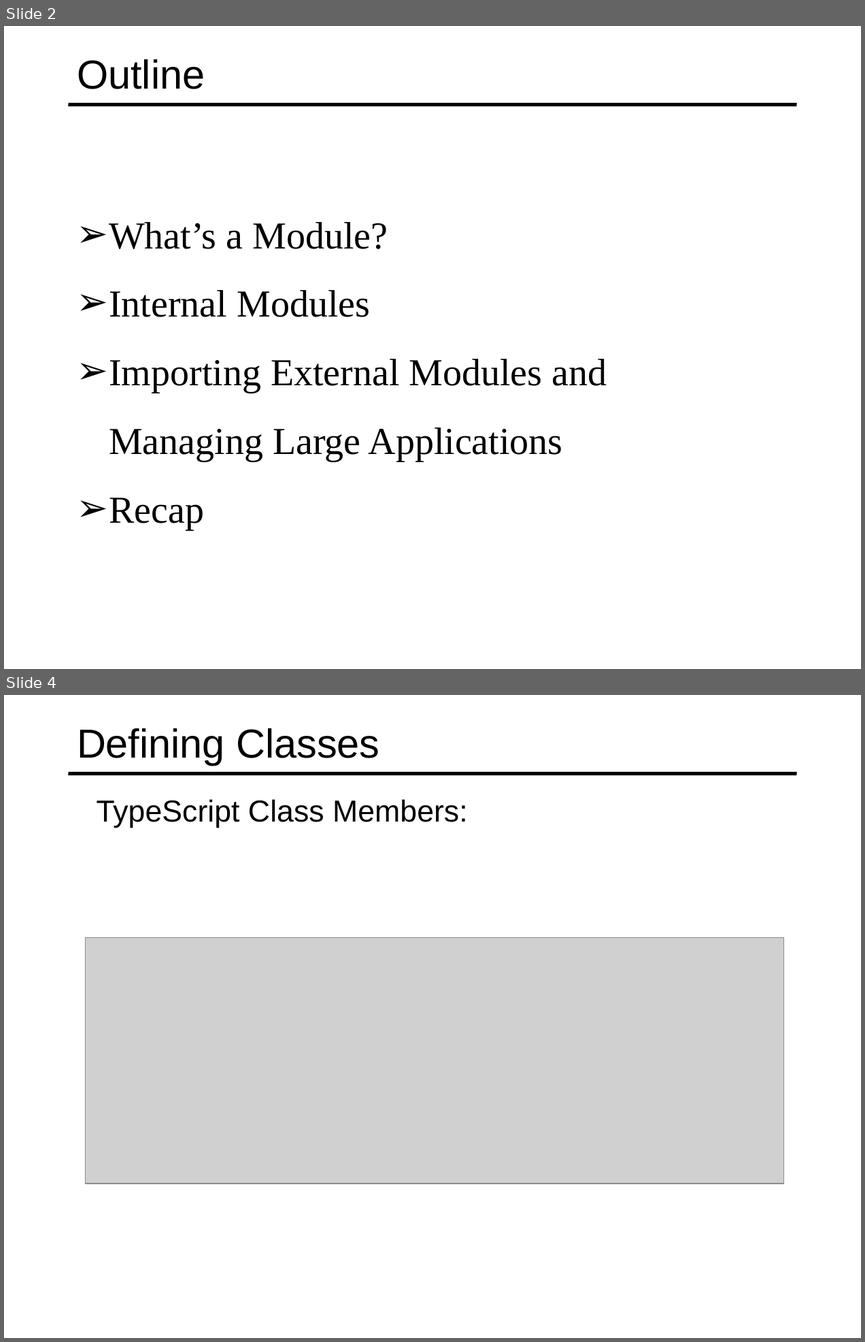
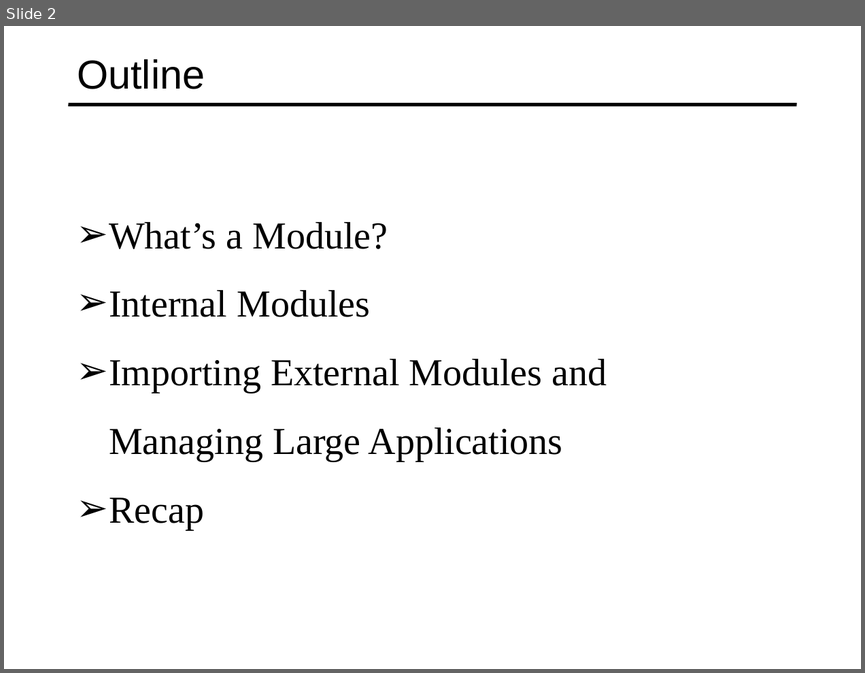
Before and after one commit to specter01wj/Jago_Link_Training, a slide deck: Angular/Angular7/TypeScript Fundamentals/4.Modules/L4_Modules.ppt. Shown one above the other, each under a label of ours: slides 2 and 4 before the commit, slide 2 after it; the slides between them are not shown. The pictures are 865x1342 and 865x673 pixels, drawn with LibreOffice and Linux fonts; fonts in the diff are those of the drawing; grey boxes stand for pictures. Boxes give left, top, right and bottom in pixels: in the first picture for what was removed or moved away, otherwise in the second. Text is boxed around its words. In the diff, an @@ line names an element or a change of style, - is before the commit and + after.

```diff
--- a/Angular/Angular7/TypeScript Fundamentals/4.Modules/L4_Modules.ppt
+++ b/Angular/Angular7/TypeScript Fundamentals/4.Modules/L4_Modules.ppt
@@ slide 4 removed at (4,695,861,1338), background #FFFFFF; not listed: 1 template element that a slide beside it also shows @@
@@ title removed at (77,728,379,764) @@
-Defining Classes
@@ text removed at (96,799,468,828) @@
-  TypeScript Class Members:
@@ picture removed at (86,938,784,1183) @@
```
Also in this commit, not shown: 1 slide changed, 14 slides added, 20 other slides removed, 15 other files.
